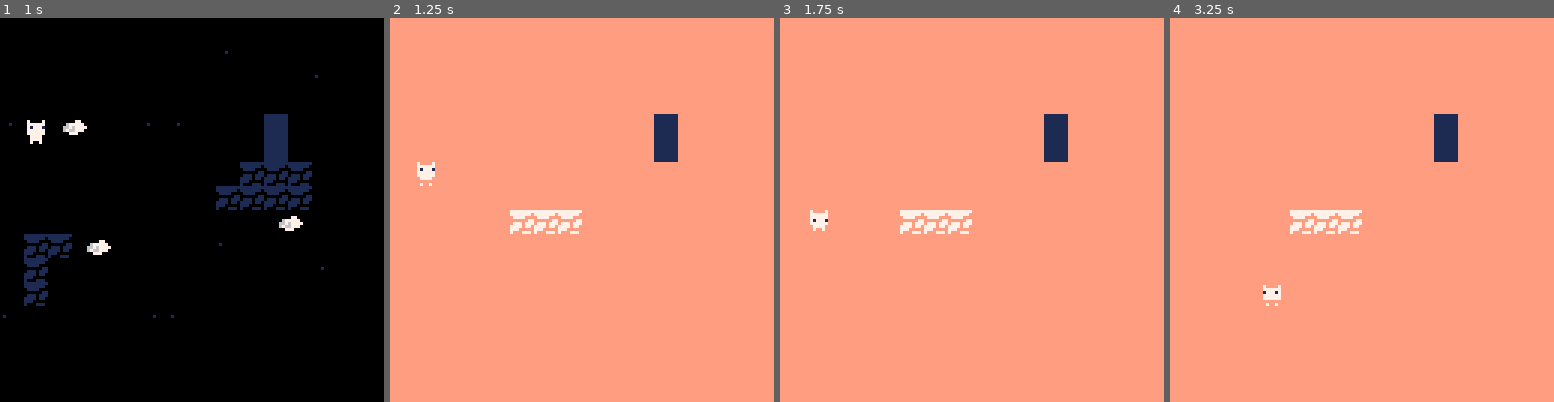
Above: before the commit, frames 1-4 (left to right).
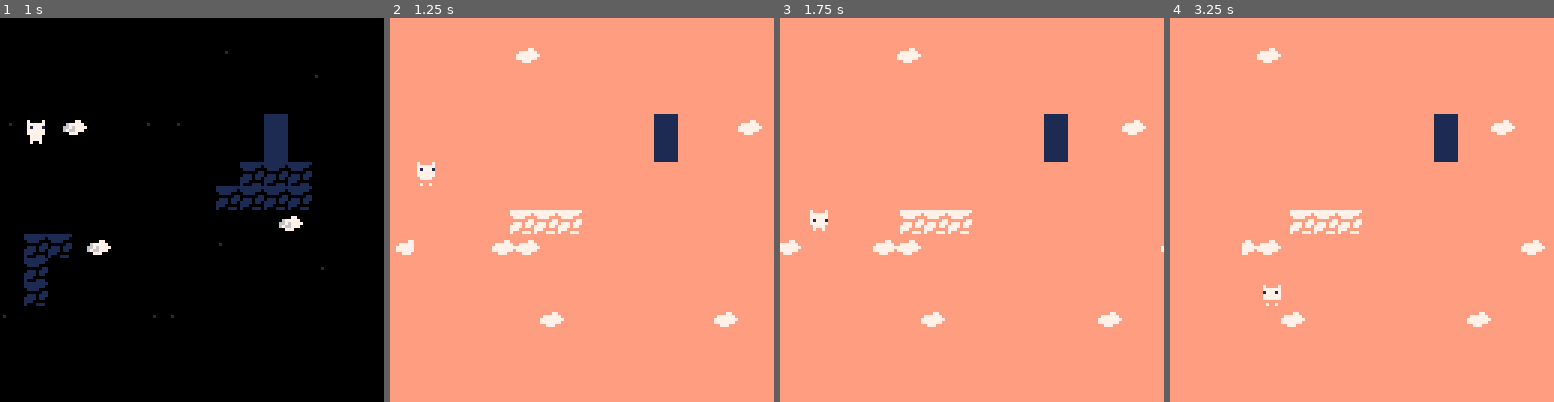
Above: after the commit, the same moments.

Repository: aadhyap/GBJam14
Game: PICO-8 cartridge platformer-game.p8
Two runs of this game, one before a commit and one after it. Both use one fixed random seed, a clock stepped at 60 frames per second and the inputs below.
Inputs:
- Up to frame 1 (1 s): tap X (X key) at 0.33 s; tap O (Z key) at 0.7 s
- Up to frame 2 (1.25 s): tap X (X key) at 1.07 s
- Up to frame 3 (1.75 s): hold Right from 1.6 s (still down); tap O (Z key) at 1.7 s
- Up to frame 4 (3.25 s): tap X (X key) at 1.85, 2.97 s; release Right at 2.1 s; tap O (Z key) at 2.1, 2.5, 2.9 s; hold Up 2.15-2.42 s; hold Right 2.47-3.03 s; hold Left from 3.08 s (still down)

Frame 1 is identical in both runs. In frame 2, 1.1% of the frame differs, in the area x 1-97%, y 7-81%; in frame 3, 1.1%, in the area x 0-100%, y 7-81%; in frame 4, 1.1%.

Commit message:
successfully switched parallax tiles

Diff:
--- a/platformer-game.p8
+++ b/platformer-game.p8
@@ -80,6 +81,8 @@
 --light vs dark
 	light_tile = 81
 	dark_tile = 65
+	dark_bg = 0
+	ligh_bg = 0
 
 	oldcover = 68
 	newcover = 68
@@ -137,6 +143,10 @@
 	if mode=="levelover" then
 -- draw_levelover() - dont need
 	end
+
+	--camera()
+	--print("light="..tostr(light),1,1,7)
+
 end
 
 
@@ -365,22 +375,18 @@
 
    end
    if not light and
-   mget(x,y) == 0 then
-   mset(x,y, 113)
+   mget(x,y) == dark_bg then
+   mset(x,y, light_bg)
 
    end
 
-   if light and mget(x,y) == 113 then
-   mset(x,y, 0)
+   if light and mget(x,y) == light_bg then
+   mset(x,y, dark_bg)
 
    end
   end
 	end
-	if light then
-	light = false
-	else
-	light = true
-	end
+	light = not light
 end
 
 
@@ -481,15 +488,33 @@
 end
 
 function draw_map(m)
- if m.l==1 then
-     map(0,0,m.x,m.y,16,16)
- end
- if m.l==2 then
-     map(16,0,m.x,m.y,16,16)
- end
- if m.l==3 then
-     map(32,0,m.x,m.y,16,16)
- end
+
+
+	if light then
+	 if m.l==1 then
+	  map(48,0,m.x,m.y,16,16)
+	 end
+	 if m.l==2 then
+	  map(54,0,m.x,m.y,16,16)
+	 end
+	 if m.l==3 then
+	  map(70,0,m.x,m.y,16,16)
+	 end
+	else
+	if m.l==1 then
+	     map(0,0,m.x,m.y,16,16)
+	 end
+	 if m.l==2 then
+	     map(16,0,m.x,m.y,16,16)
+	 end
+	 if m.l==3 then
+	     map(32,0,m.x,m.y,16,16)
+	 end
+…(4 lines of a section not shown)…
+	end
 end
 
 
@@ -560,23 +585,23 @@
 0000000000000000000000000000000000000000000000000000000000000000000000000000000000000000000000000000000000000000000000000000000000010401050000000000000000000000000300000000000000000000000000000001000000000000000000000000000000000000000000000000000000000000
 0000000000000000000000000000000000000000000000000000000000000000000000000000000000000000000000000000000000000000000000000000000000000000000000000000000000000000000000000000000000000000000000000000000000000000000000000000000000000000000000000000000000000000
 __map__
-0000000000000000000000000000000043000000000000000000000000000000004300000000000000000000000000000043737471747171717171717171717171430000000000000000000000000000004300000000000000000000000000000043000000000000000000000000000000000000000000000000000000000000
-0000000000000000000000000000000043000000000000000000000000000000004300000000000000000000000000000043747171717471717171717171717171430000000000000000000000000000004300000000000000000000000000000043000000000000000000000000000000000000000000000000000000000000
-0000000000000000000000000053000043000000000000000000000000000000004300000000000000000000000000000043717171717174717171717171717171430000000000000000000000000000004300000000000000000000000000000043000000000000000000000000000000000000000000000000000000000000
-0000000000000000000000000000000043000000000000000000000000000000004300000000000000000000000000000043747171717471717171717171717171430000000000000000000000000000004300000000000000000000000000000043000000000000000000000000000000000000000000000000000000000000
-0000000000005300000000000000000043000052000000000000000000000000004300000000000000000000000000000043717471747171717171717171717171430000000000000000000000000000004300000000000000000000000000000043000000000000000000000000000000000000000000000000000000000000
-0000000000000000000000000000000043000000000000000000000000000000004300000000000000000000000000000043717174717171717171717171717171430000000000000000000000000000004300000000000000000000000000000043000000000000000000000000000000000000000000000000000000000000
-0000000000000000000000000000000043000000000000000000000000000000004300000000000000000000000000000043717171717171717171717171717171430000000000000000000000000000004300000000000000000000000000000043000000000000000000000000000000000000000000000000000000000000
-0000000000000000000000000000000043000000000000000000000000000000004300000000000000000000000000000043717171717171717171717171717171430000000000000000000000000000004300000000000000000000000000000043000000000000000000000000000000000000000000000000000000000000
-0000000000000000000000000000000043000000000000000000000052000000004300000000000000000000000000000043717171717171717171717171717171430000000000000000000000000000004300000000000000000000000000000043000000000000000000000000000000000000000000000000000000000000
-0000000000000000005300000000000043000000520000000000000000000000004300000000000000000000000000000043717171717171717171717171717171430000000000000000000000000000004300000000000000000000000000000043000000000000000000000000000000000000000000000000000000000000
-0000000000000000000000000000000043000000000000000000000000000000004300000000000000000000000000000043717171717171717171717171717171430000000000000000000000000000004300000000000000000000000000000043000000000000000000000000000000000000000000000000000000000000
-0000000000000000000000000000000043000000000000000000000000000000004300000000000000000000000000000043717171717171717171717171717171430000000000000000000000000000004300000000000000000000000000000043000000000000000000000000000000000000000000000000000000000000
-5300000000000053000000000000000043000000000000000000000000000000004300000000000000000000000000000043717171717171717171717171717171430000000000000000000000000000004300000000000000000000000000000043000000000000000000000000000000000000000000000000000000000000
-0000000000000000000000000000000043000000000000000000000000000000004300000000000000000000000000000043717171717171717171717171717171430000000000000000000000000000004300000000000000000000000000000043000000000000000000000000000000000000000000000000000000000000
-0000000000000000000000000000000043000000000000000000000000000000004300000000000000000000000000000043717171717171717171717171717171430000000000000000000000000000004300000000000000000000000000000043000000000000000000000000000000000000000000000000000000000000
-0000000000000000000000000000000043000000000000000000000000000000004300000000000000000000000000000043717171717171717171717171717171430000000000000000000000000000004300000000000000000000000000000043000000000000000000000000000000000000000000000000000000000000
-4343434343434343434343434343434343434343434343434343434343434343434343434343434343434343434343434343434343434343434343434343434343434343434343434343434343434343434343434343434343434343434343434343000000000000000000000000000000000000000000000000000000000000
+0000000000000000000000000000000043000000000000000000000000000000004300000000000000000000000000000071717171717171717171717171717171710000000000000000000000000000007100000000000000000000000000000071000000000000000000000000000000000000000000000000000000000000
+0000000000000000000000000000000043000000000000000000000000000000004300000000000000000000000000000071717171717171717171717171717171710000000000000000000054000000007100000000000000000000000000000071000000000000000000000000000000000000000000000000000000000000
+0000000000000000000000000053000043000000000000000000000000000000004300000000000000000000000000000071717171717171717171717171717171710000000000000000000000000000007100000000000000000000000000000071000000000000000000000000000000000000000000000000000000000000
+0000000000000000000000000000000043000000000000000000000000000000004300000000000000000000000000000071717171717171717171717171717171710000000000000000000000000000007100000000000000000000000000000071000000000000000000000000000000000000000000000000000000000000
+0000000000005300000000000000000043000052000000000000000000000000004300000000000000000000000000000071717171717171717171717171717171710000005400000000000000000000007100000000000000000000000000000071000000000000000000000000000000000000000000000000000000000000
+0000000000000000000000000000000043000000000000000000000000000000004300000000000000000000000000000071717171717171717171717171717171710000000000000000000000000000007100000000000000000000000000000071000000000000000000000000000000000000000000000000000000000000
+0000000000000000000000000000000043000000000000000000000000000000004300000000000000000000000000000071717171717171717171717171717171710000000000000000000000000000007100000000000000000000000000000071000000000000000000000000000000000000000000000000000000000000
+0000000000000000000000000000000043000000000000000000000000000000004300000000000000000000000000000071717171717171717171717171717171710000000000000000000000000000007100000000000000000000000000000071000000000000000000000000000000000000000000000000000000000000
+0000000000000000000000000000000043000000000000000000000052000000004300000000000000000000000000000071717171717171717171717171717171710000000000000000000000000000007100000000000000000000000000000071000000000000000000000000000000000000000000000000000000000000
+0000000000000000005300000000000043000000520000000000000000000000004300000000000000000000000000000071717171717171717171717171717171710000000000540000005454000000007100000000000000000000000000000071000000000000000000000000000000000000000000000000000000000000
+0000000000000000000000000000000043000000000000000000000000000000004300000000000000000000000000000071717171717171717171717171717171710000000000000000000000000000007100000000000000000000000000000071000000000000000000000000000000000000000000000000000000000000
+0000000000000000000000000000000043000000000000000000000000000000004300000000000000000000000000000071717171717171717171717171717171710000000000000000000000000000007100000000000000000000000000000071000000000000000000000000000000000000000000000000000000000000
+5300000000000053000000000000000043000000000000000000000000000000004300000000000000000000000000000071717171717171717171717171717171710000540000000000000000540000007100000000000000000000000000000071000000000000000000000000000000000000000000000000000000000000
+0000000000000000000000000000000043000000000000000000000000000000004300000000000000000000000000000071717171717171717171717171717171710000000000000000000000000000007100000000000000000000000000000071000000000000000000000000000000000000000000000000000000000000
+0000000000000000000000000000000043000000000000000000000000000000004300000000000000000000000000000071717171717171717171717171717171710000000000000000000000000000007100000000000000000000000000000071000000000000000000000000000000000000000000000000000000000000
+0000000000000000000000000000000043000000000000000000000000000000004300000000000000000000000000000071717171717171717171717171717171710000000000000000000000000000007100000000000000000000000000000071000000000000000000000000000000000000000000000000000000000000
+4343434343434343434343434343434343434343434343434343434343434343434343434343434343434343434343434371717171717171717171717171717171717171717171717171717171717171717171717171717171717171717171717171000000000000000000000000000000000000000000000000000000000000
 0000000000000000000000000000000000000000000000000000000000000000000000000000000000000000000000000000000000000000000000000000000000000000000000000000000000000000000000000000000000000000000000000000000000000000000000000000000000000000000000000000000000000000
 0000000000000000000000000000000000000000000000000000000000000000000000000000000000000000000000000000000000000000000000000000000000000000000000000000000000000000000000000000000000000000000000000000000000000000000000000000000000000000000000000000000000000000
 0000000000000000000000000000000000000000000000000000000000000000000000000000000000000000000000000000000000000000000000000000000000000000000000000000000000000000000000000000000000000000000000000000000000000000000000000000000000000000000000000000000000000000
Not shown, changed: 40 lines of the sprite sheet (__gfx__) section of platformer-game.p8
